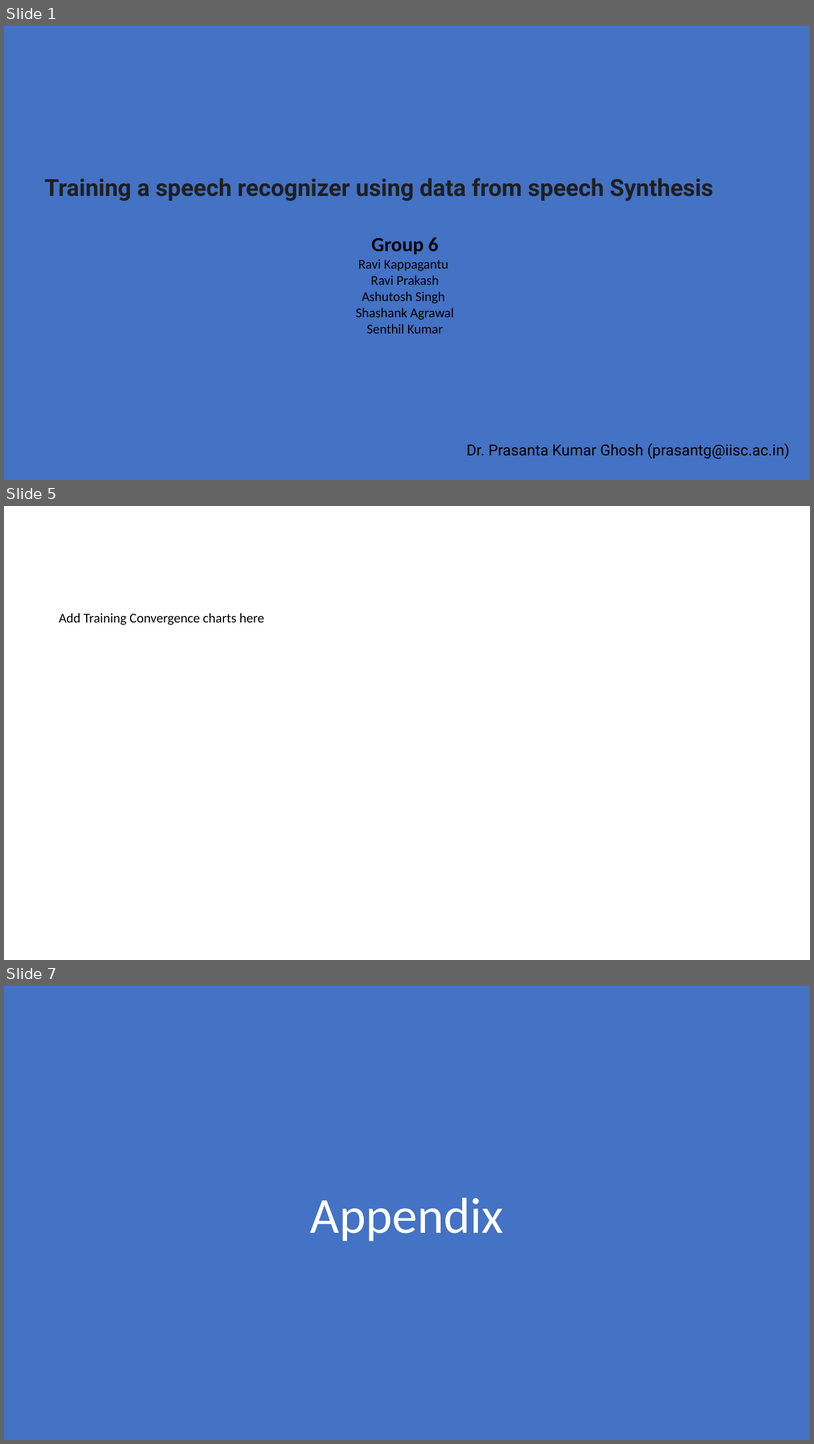
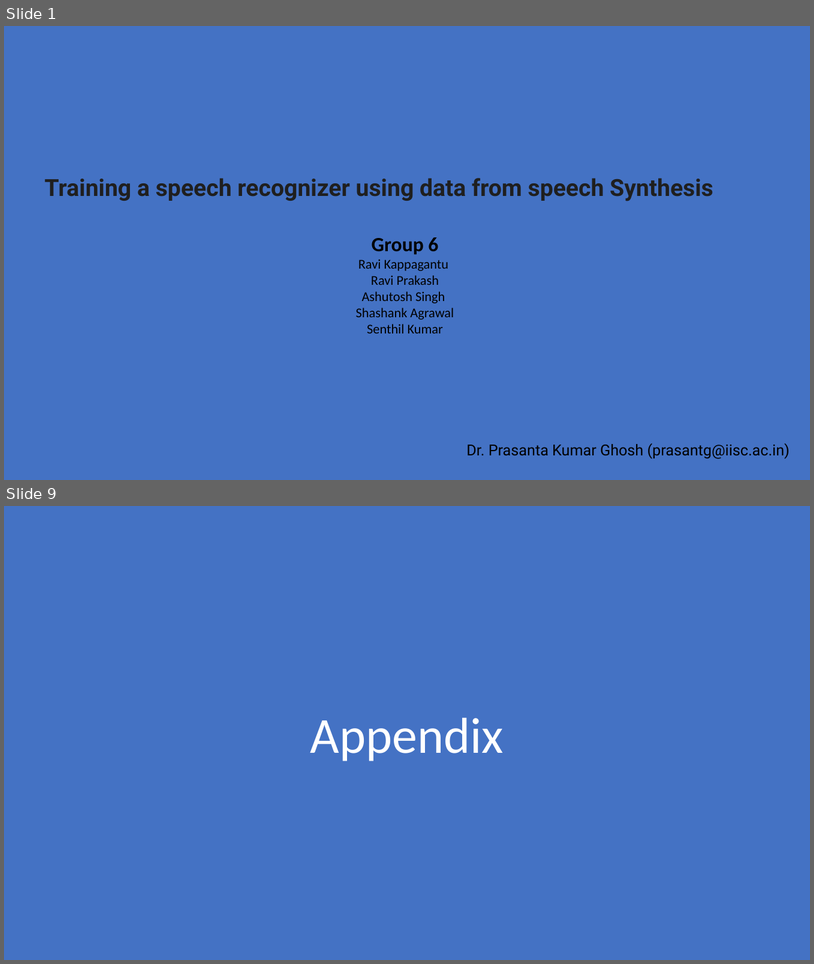
Before and after one commit to ravi-devgoblet/iisc_cohort4_group6_capstone, a slide deck: project_docs/Group 6 Capstone Project Presentation.pptx. Shown one above the other, each under a label of ours: slides 1, 5 and 7 before the commit, slides 1 and 9 after it; the slides between them are not shown. The pictures are 814x1444 and 814x964 pixels, drawn with LibreOffice and Linux fonts; fonts in the diff are those of the drawing. Boxes give left, top, right and bottom in pixels: in the first picture for what was removed or moved away, otherwise in the second. Text is boxed around its words. In the diff, an @@ line names an element or a change of style, - is before the commit and + after.

```diff
--- a/project_docs/Group 6 Capstone Project Presentation.pptx
+++ b/project_docs/Group 6 Capstone Project Presentation.pptx
@@ slide 5 removed at (4,506,810,960), background #FFFFFF @@
@@ text removed at (59,613,264,625) @@
-Add Training Convergence charts here
@@ what was slide 7 is now slide 9 @@
```
Also in this commit, not shown: 3 slides changed, 4 slides added, 3 other slides removed.
